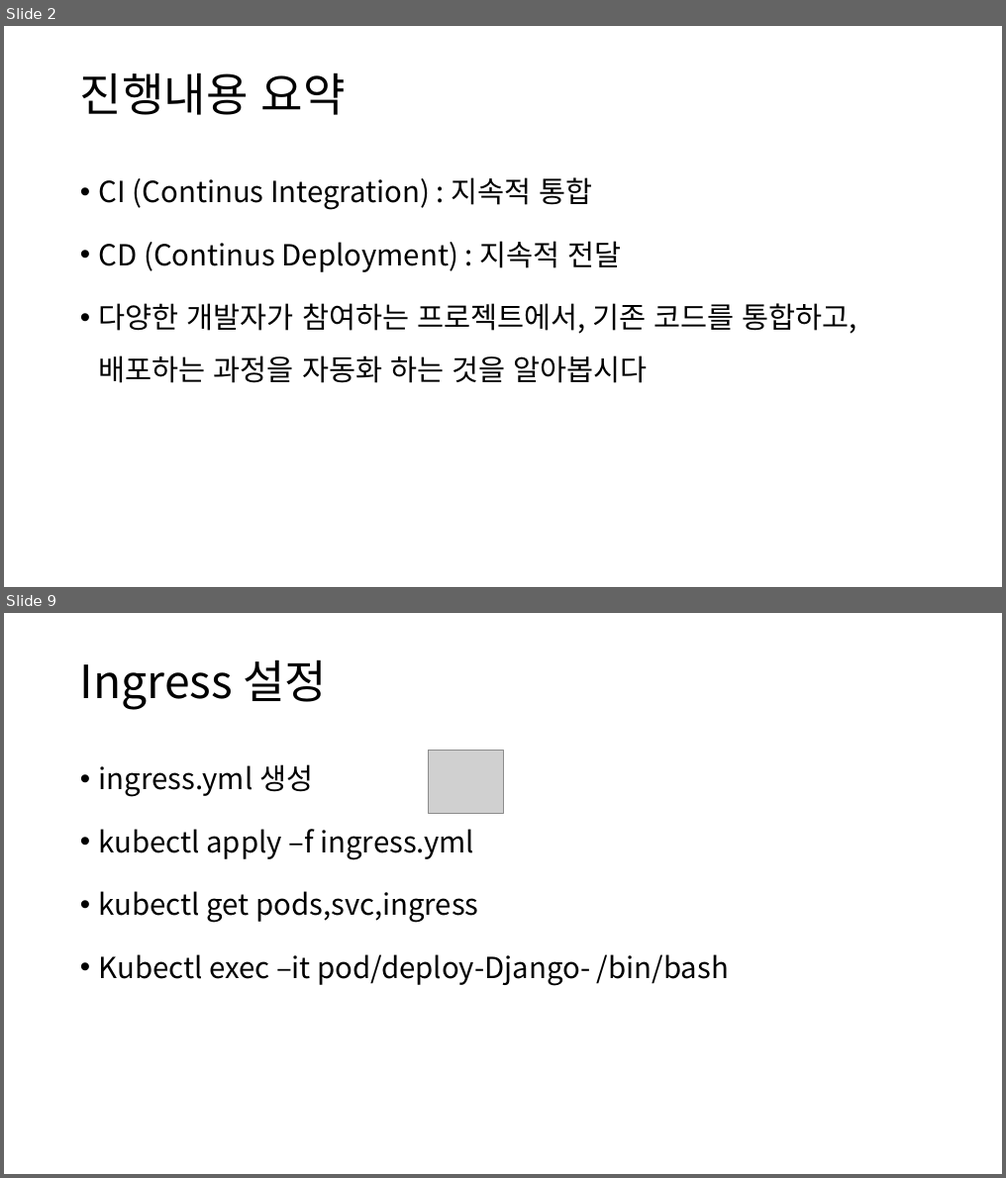
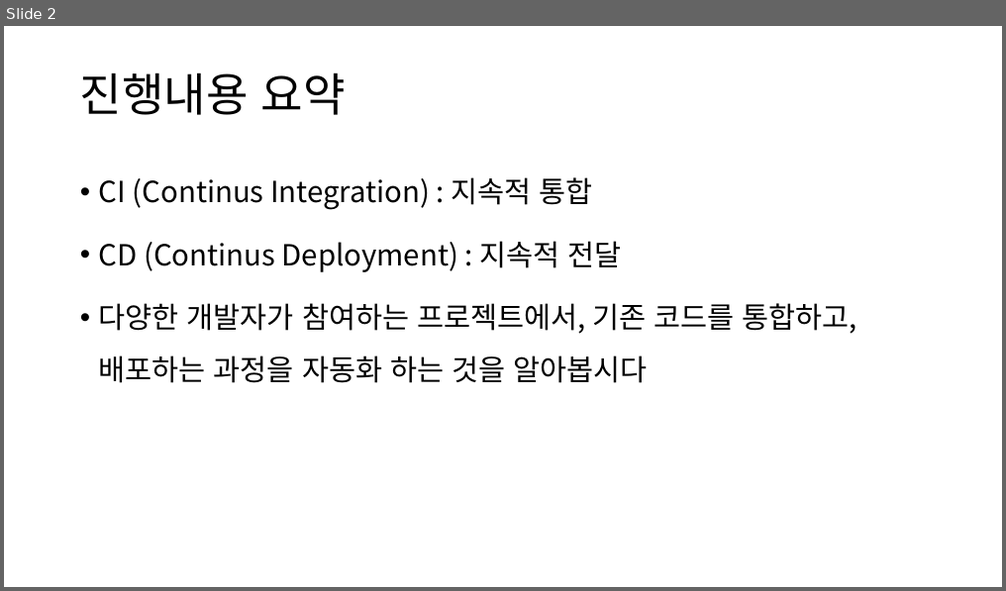
Before and after one commit to truthsj/ds4th_study, a slide deck: source/도커심화_한권으로_배우는_도커_&_쿠버네티스/ch11_깃허브 액션과 ArgoCD를 활용한 CICD.pptx. Shown one above the other, each under a label of ours: slides 2 and 9 before the commit, slide 2 after it; the slides between them are not shown. The pictures are 1006x1178 and 1006x591 pixels, drawn with LibreOffice and Linux fonts; fonts in the diff are those of the drawing; grey boxes stand for pictures. Boxes give left, top, right and bottom in pixels: in the first picture for what was removed or moved away, otherwise in the second. Text is boxed around its words. In the diff, an @@ line names an element or a change of style, - is before the commit and + after.

```diff
--- a/source/도커심화_한권으로_배우는_도커_&_쿠버네티스/ch11_깃허브 액션과 ArgoCD를 활용한 CICD.pptx
+++ b/source/도커심화_한권으로_배우는_도커_&_쿠버네티스/ch11_깃허브 액션과 ArgoCD를 활용한 CICD.pptx
@@ slide 9 removed at box(4, 613, 1002, 1174), background #FFFFFF @@
@@ title removed at box(80, 660, 327, 710) @@
-Ingress 설정
@@ picture removed at box(429, 750, 503, 813) @@
@@ text removed at box(99, 764, 729, 986) @@
-• ingress.yml 생성
-• kubectl apply –f ingress.yml
-• kubectl get pods,svc,ingress
-• Kubectl exec –it pod/deploy-Django- /bin/bash
```
Also in this commit, not shown: 3 slides changed, 6 slides added, 5 other slides removed.
